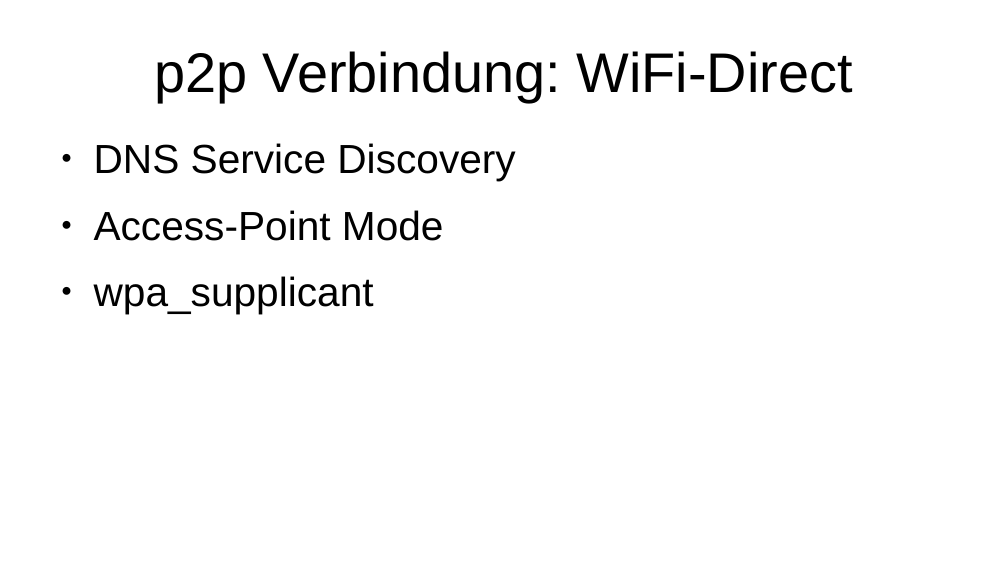
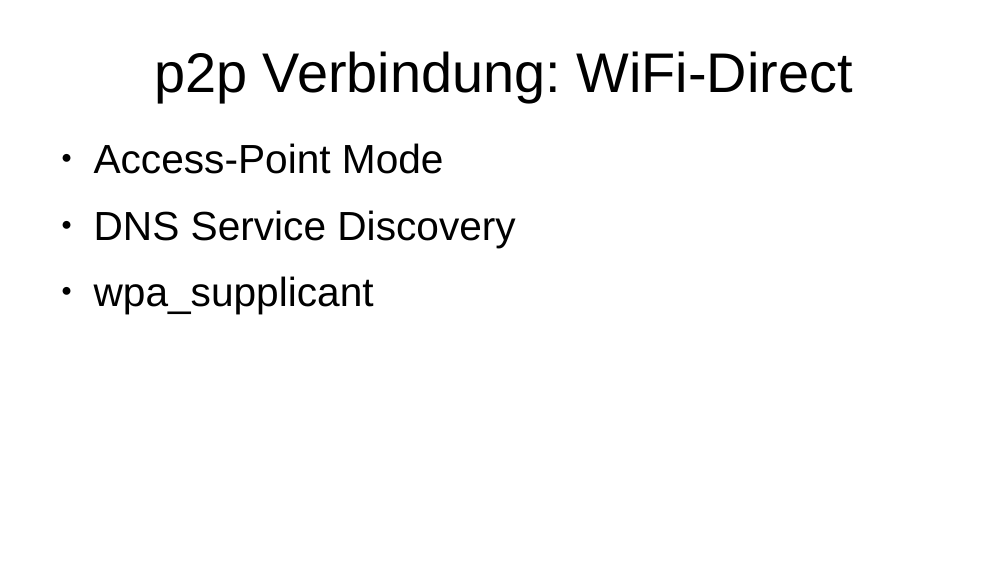
Before and after one commit to janphkre/iot-connectivity, a slide deck: slide 6 of general/latex-ai-project/presentation.odp. Drawn at 1008x567 pixels with LibreOffice and Linux fonts; fonts in the diff are those of the drawing. Boxes give left, top, right and bottom in pixels: in the first picture for what was removed or moved away, otherwise in the second. Text is boxed around its words. In the diff, an @@ line names an element or a change of style, - is before the commit and + after.

```diff
--- a/general/latex-ai-project/presentation.odp
+++ b/general/latex-ai-project/presentation.odp
@@ text at box(94, 143, 444, 174): paragraph added @@
+● Access-Point Mode
@@ text at box(94, 210, 444, 241): paragraph removed @@
-● Access-Point Mode
```
Also in this commit, not shown: 2 other slides changed, 1 slide added, 1 other file.
